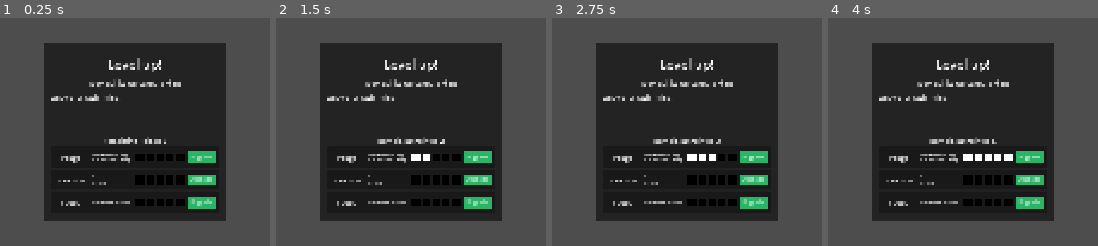
Above: before the commit, frames 1-4 (left to right).
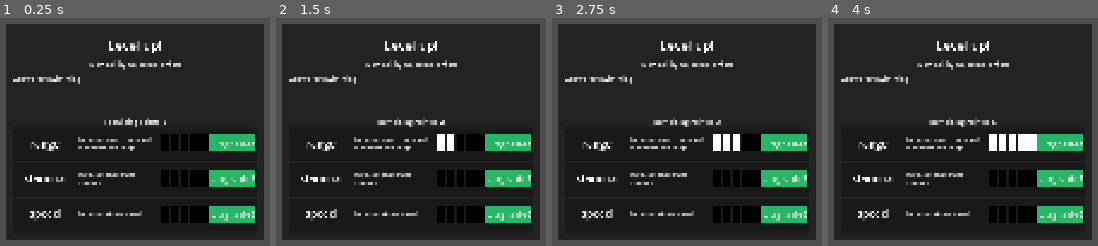
Above: after the commit, the same moments.

Repository: morie197/guwa-guwa-adventures
Game: Godot game, scene res://scenes/levelUpUI.tscn
Same seed, same stepped clock (60 frames per second), same inputs: the game is played once before the commit and once after it. This scene is started directly instead of the project's main scene.
Inputs (mouse positions are in pixels of both pictures, inside the frame that each line leads up to):
- Up to frame 1 (0.25 s): no input
- Up to frame 2 (1.5 s): click "Upgrade!" at 0.5 s; tap Enter (nextTutorialItem) at 1.25 s; move the mouse to (outside the picture) at 1.27 s; hold D (right) from 1.28 s (still down); tap Mouse wheel up (zoomin) at 1.35 s; click (outside the picture) at 1.42 s
- Up to frame 3 (2.75 s): tap Mouse wheel down (zoomout) at 1.55, 2.1 s; tap Space (fly) at 2 s; move the mouse to (outside the picture) at 2.02 s; release D (right) at 2.03 s; hold S (down) from 2.03 s (still down); click (outside the picture) at 2.17 s; tap Mouse wheel up (zoomin) at 2.3 s
- Up to frame 4 (4 s): tap Enter (nextTutorialItem) at 2.75 s; move the mouse to (1044, 33) at 2.77 s; release S (down) at 2.78 s; hold D (right) 2.78-3.53 s; tap R (dive) at 2.85 s; click (1044, 33) at 2.92 s; tap Mouse wheel down (zoomout) at 3.05 s; tap Space (fly) at 3.5, 3.6 s; move the mouse to (922, 220) at 3.52 s; hold W (up) from 3.53 s (still down); click (922, 220) at 3.67 s; tap Mouse wheel up (zoomin) at 3.8 s

The runs differ from the first frame. In frame 1, 50% of the frame differs, in the area x 2-98%, y 2-98%; in frame 2, 50%; in frame 3, 50%; in frame 4, 50%.

Commit message:
[Change] Improved level up menu
Made it bigger so you can actually see it.

Diff:
--- a/scenes/new_ability_ui.tscn
+++ b/scenes/new_ability_ui.tscn
@@ -3,8 +3,8 @@
 [ext_resource type="Script" uid="uid://bfotjenqts535" path="res://scripts/new_ability_ui.gd" id="1_t766n"]
 
 [node name="newAbilityUI" type="VBoxContainer"]
-offset_right = 256.0
-offset_bottom = 198.0
+offset_right = 500.0
+offset_bottom = 320.0
 script = ExtResource("1_t766n")
 
 [node name="levelUpText" type="RichTextLabel" parent="."]
--- a/scenes/upgrade_ui.tscn
+++ b/scenes/upgrade_ui.tscn
@@ -6,36 +6,29 @@
 bg_color = Color(0.16216752, 0.7096766, 0.40186605, 1)
 
 [node name="UpgradeUI" type="Control"]
-custom_minimum_size = Vector2(400, 50)
+custom_minimum_size = Vector2(585, 80)
 layout_mode = 3
-anchors_preset = 8
-anchor_left = 0.5
-anchor_top = 0.5
-anchor_right = 0.5
-anchor_bottom = 0.5
-offset_left = -50.0
-offset_top = -22.5
-offset_right = 50.0
-offset_bottom = 22.5
-grow_horizontal = 2
-grow_vertical = 2
+anchors_preset = 0
+offset_right = 584.0
+offset_bottom = 80.0
 script = ExtResource("1_k1o73")
 
 [node name="backgroundPanel" type="Panel" parent="."]
 z_index = -1
 layout_mode = 0
-offset_right = 400.0
-offset_bottom = 50.0
+offset_right = 584.0
+offset_bottom = 80.0
 
 [node name="UpgradeContent" type="HBoxContainer" parent="."]
 layout_mode = 0
-offset_right = 400.0
-offset_bottom = 50.0
+offset_right = 580.0
+offset_bottom = 74.5
 alignment = 1
 
 [node name="Text" type="HBoxContainer" parent="UpgradeContent"]
 layout_mode = 2
 size_flags_horizontal = 3
+size_flags_stretch_ratio = 1.82
 
 [node name="name" type="RichTextLabel" parent="UpgradeContent/Text"]
 custom_minimum_size = Vector2(50, 50)
@@ -43,6 +36,7 @@
 size_flags_horizontal = 3
 size_flags_vertical = 4
 size_flags_stretch_ratio = 0.78
+theme_override_font_sizes/normal_font_size = 25
 text = "Speed"
 scroll_active = false
 horizontal_alignment = 1
@@ -51,7 +45,8 @@
 [node name="Description" type="RichTextLabel" parent="UpgradeContent/Text"]
 custom_minimum_size = Vector2(100, 40)
 layout_mode = 2
-theme_override_font_sizes/normal_font_size = 8
+size_flags_horizontal = 3
+theme_override_font_sizes/normal_font_size = 14
 text = "Increases the maximum zoom out amount."
 scroll_active = false
 vertical_alignment = 1
@@ -66,7 +61,7 @@
 alignment = 1
 
 [node name="indicatorinactive" type="ColorRect" parent="UpgradeContent/UpgradeInfo/indicators"]
-custom_minimum_size = Vector2(20, 20)
+custom_minimum_size = Vector2(20, 40)
 layout_mode = 2
 size_flags_horizontal = 4
 size_flags_vertical = 4
@@ -74,13 +69,13 @@
 
 [node name="indicatoractive" type="ColorRect" parent="UpgradeContent/UpgradeInfo/indicators/indicatorinactive"]
 visible = false
-custom_minimum_size = Vector2(20, 20)
+custom_minimum_size = Vector2(20, 40)
 layout_mode = 0
 size_flags_horizontal = 4
 size_flags_vertical = 4
 
 [node name="indicatorinactive2" type="ColorRect" parent="UpgradeContent/UpgradeInfo/indicators"]
-custom_minimum_size = Vector2(20, 20)
+custom_minimum_size = Vector2(20, 40)
 layout_mode = 2
 size_flags_horizontal = 4
 size_flags_vertical = 4
@@ -88,13 +83,13 @@
 
 [node name="indicatoractive2" type="ColorRect" parent="UpgradeContent/UpgradeInfo/indicators/indicatorinactive2"]
 visible = false
-custom_minimum_size = Vector2(20, 20)
+custom_minimum_size = Vector2(20, 40)
 layout_mode = 0
 size_flags_horizontal = 4
 size_flags_vertical = 4
 
 [node name="indicatorinactive3" type="ColorRect" parent="UpgradeContent/UpgradeInfo/indicators"]
-custom_minimum_size = Vector2(20, 20)
+custom_minimum_size = Vector2(20, 40)
 layout_mode = 2
 size_flags_horizontal = 4
 size_flags_vertical = 4
@@ -102,13 +97,13 @@
 
 [node name="indicatoractive3" type="ColorRect" parent="UpgradeContent/UpgradeInfo/indicators/indicatorinactive3"]
 visible = false
-custom_minimum_size = Vector2(20, 20)
+custom_minimum_size = Vector2(20, 40)
 layout_mode = 0
 size_flags_horizontal = 4
 size_flags_vertical = 4
 
 [node name="indicatorinactive4" type="ColorRect" parent="UpgradeContent/UpgradeInfo/indicators"]
-custom_minimum_size = Vector2(20, 20)
+custom_minimum_size = Vector2(20, 40)
 layout_mode = 2
 size_flags_horizontal = 4
 size_flags_vertical = 4
@@ -116,13 +111,13 @@
 
 [node name="indicatoractive4" type="ColorRect" parent="UpgradeContent/UpgradeInfo/indicators/indicatorinactive4"]
 visible = false
-custom_minimum_size = Vector2(20, 20)
+custom_minimum_size = Vector2(20, 40)
 layout_mode = 0
 size_flags_horizontal = 4
 size_flags_vertical = 4
 
 [node name="indicatorinactive5" type="ColorRect" parent="UpgradeContent/UpgradeInfo/indicators"]
-custom_minimum_size = Vector2(20, 20)
+custom_minimum_size = Vector2(20, 40)
 layout_mode = 2
 size_flags_horizontal = 4
 size_flags_vertical = 4
@@ -130,18 +125,18 @@
 
 [node name="indicatoractive5" type="ColorRect" parent="UpgradeContent/UpgradeInfo/indicators/indicatorinactive5"]
 visible = false
-custom_minimum_size = Vector2(20, 20)
+custom_minimum_size = Vector2(20, 40)
 layout_mode = 0
 size_flags_horizontal = 4
 size_flags_vertical = 4
 
 [node name="upgradeButton" type="Button" parent="UpgradeContent/UpgradeInfo"]
 z_index = 1
-custom_minimum_size = Vector2(65, 25)
+custom_minimum_size = Vector2(80, 40)
 layout_mode = 2
 size_flags_horizontal = 6
 size_flags_vertical = 4
-theme_override_font_sizes/font_size = 13
+theme_override_font_sizes/font_size = 24
 theme_override_styles/normal = SubResource("StyleBoxFlat_ewqot")
 theme_override_styles/pressed = SubResource("StyleBoxFlat_ewqot")
 theme_override_styles/hover = SubResource("StyleBoxFlat_ewqot")
--- a/scripts/player.gd
+++ b/scripts/player.gd
@@ -50,6 +50,12 @@
 
 func _unhandled_input(event):
 
+	if event is InputEventMouseButton:
+		if Input.is_action_just_pressed("zoomin"):
+			mouseScrollInput = zoomInAmount
+		elif Input.is_action_just_pressed("zoomout"):
+			mouseScrollInput = zoomOutAmount
+
 	if event is InputEventKey:
 		moveVector.y = Input.get_axis("up", "down")
 		moveVector.x = Input.get_axis("left", "right")
@@ -68,16 +74,10 @@
 			if Input.is_action_just_pressed("dive"):
 				GameManager.switchUnderOverGround()
 
-		if Input.is_action_just_pressed("zoomin"):
+		if Input.is_action_just_pressed("zoomin") and mouseScrollInput == 0:
 			mouseScrollInput = zoomInAmount * keyZoomMult
-		elif Input.is_action_just_pressed("zoomout"):
+		elif Input.is_action_just_pressed("zoomout") and mouseScrollInput == 0:
 			mouseScrollInput = zoomOutAmount / keyZoomMult
-
-	if event is InputEventMouseButton and mouseScrollInput == 0:
-		if Input.is_action_just_pressed("zoomin"):
-			mouseScrollInput = zoomInAmount
-		elif Input.is_action_just_pressed("zoomout"):
-			mouseScrollInput = zoomOutAmount
 
 
 
